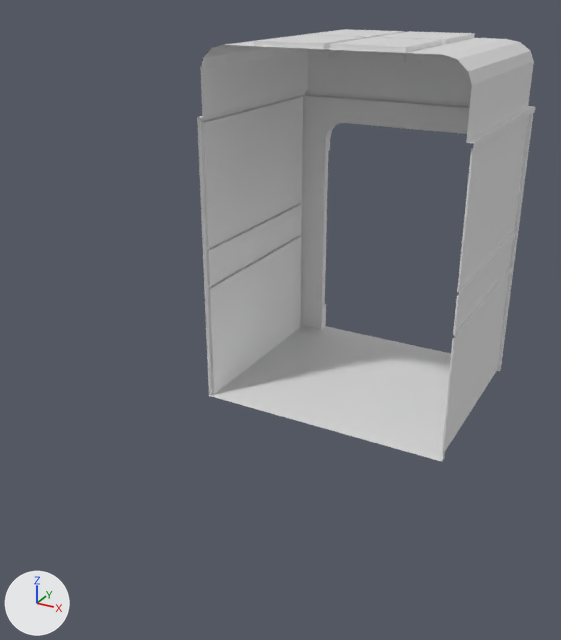
One commit to the Blender file BlenderSource/MonitorCorridor.blend: the scene before it, then after it.
Camera for both pictures: a 50 mm camera at (8.85, -23.85, 12.45) aimed at (-0.69, -6.51, 3.78). Every picture has the same lights, and +X, +Y and +Z are marked at lower left.
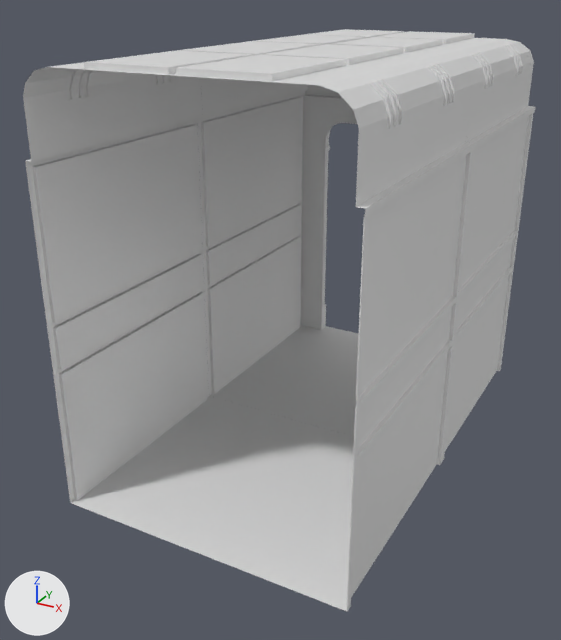
Commit message: Add straight corridor section

What the commit changed:
me_cube is used by ob_cube; location (0.0, 0.0, 0.0).
me_cube had 388 vertices, 294 faces and spanned x -3.93..3.93, y -5.47..1.37, z 0.0..10.98.
me_cube now has 926 vertices, 734 faces and spans x -3.93..3.93, y -11.93..1.37, z 0.0..10.98.
me_cube part 1: a new loose piece of 346 vertices spanning x -3.93..3.93, y -11.93..-5.47, z 0.0..10.98, in mat_material (white #e7e7e7).
Part 2, on me_cube:
10 vertices are removed from x -3.02..3.02, y 1.0..1.37, z 7.29..7.92.
36 faces are deleted.
2 vertices move from x -2.31..2.31, y 1.37, z 7.92 to x -2.13..2.13, y 1.0, z 7.92.
61 vertices are added at x -3.07..3.75, y -4.32..1.37, z 7.02..10.76.
48 new vertices lie (-0.04, 0.0, 0.02) away from vertices in x -3.75..-3.35, y -4.31..-0.54, z 10.0..10.76.
12 new vertices lie (0.0, 0.12, 0.0) away from vertices in x -3.02..3.02, y 1.0..1.37, z 7.29..7.92.
5 new vertices lie (0.05, 0.0, 0.02) away from vertices in x 2.96..3.75, y -4.32..1.12, z 7.29..10.76.
5 new vertices lie (0.0, 0.1, 0.0) away from vertices in x 3.35..3.8, y -4.32, z 10.0..10.78.
30 new vertices lie (0.05, 0.0, 0.02) away from vertices in x 3.35..3.75, y -4.04..-0.54, z 10.0..10.76.
12 new vertices lie (-0.11, 0.0, 0.3) away from vertices in x 3.8, y -4.32..-0.54, z 10.23.
11 new vertices lie (0.29, 0.0, -0.26) away from vertices in x 3.35, y -4.22..-0.54, z 10.76.
18 new vertices lie (0.0, 0.25, 0.0) away from vertices in x -3.07..3.07, y 1.12, z 7.02..7.99.
205 new faces join them.

Location of each change, [x1, y1, x2, y2] in pixels of the pictures (561 x 640 px):
'Cube', reshaped (51% wider, 34% taller)
    before: [197, 29, 535, 462]
    after: [23, 29, 535, 611]
part 1 of me_cube, added
    after: [23, 41, 474, 611]
part 2 of me_cube, built on
    before: [223, 39, 534, 329]
    after: [300, 39, 534, 329]
